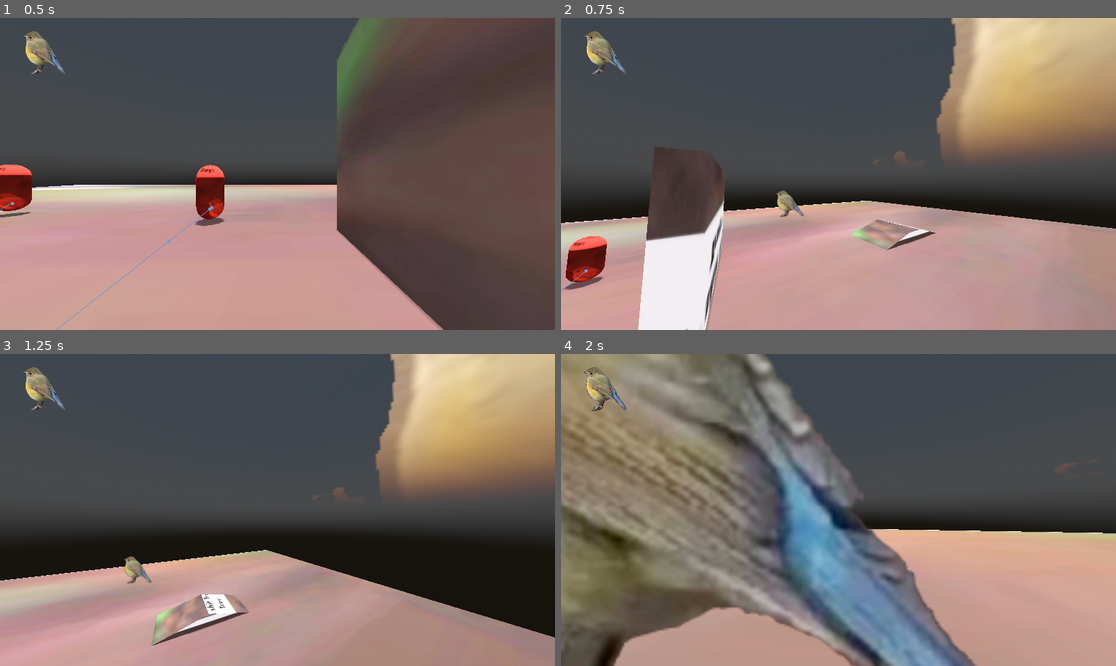
Above: before the commit, frames 1-4 (two rows, left to right).
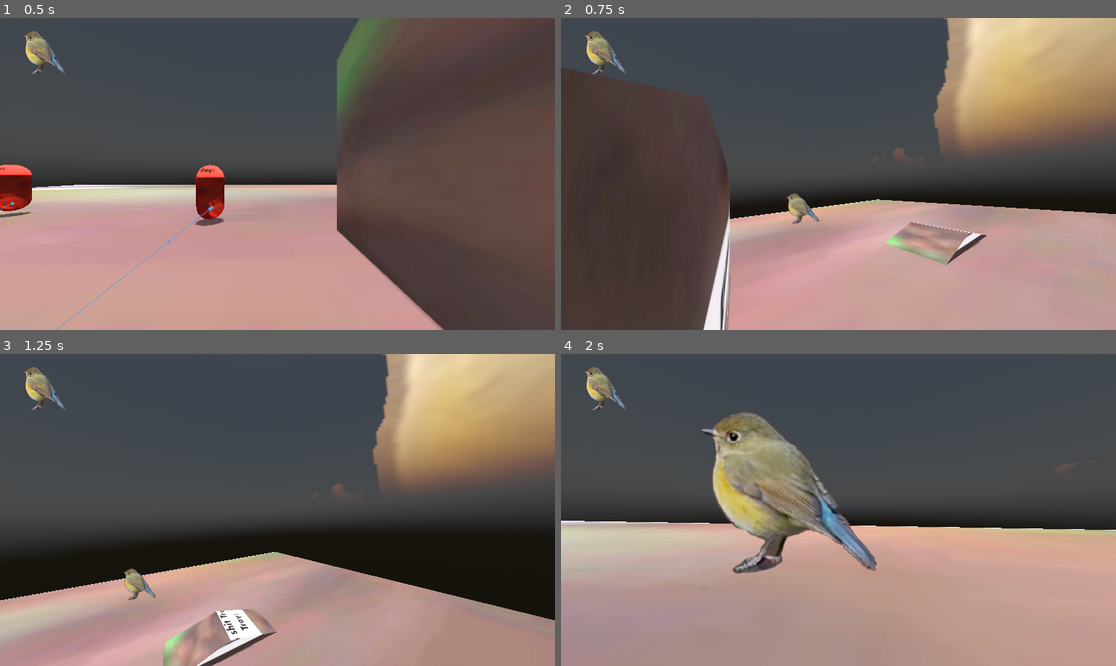
Above: after the commit, the same moments.

Repository: ihaveapatricklmao/TROY
Game: Godot game, scene res://World.tscn
Two runs of this game, one before a commit and one after it. Both use one fixed random seed, a clock stepped at 60 frames per second and the inputs below. The engine's default icon, where the game draws it, is replaced by a stand-in: a white triangle on a blue panel in a dark square.
Inputs (mouse positions are in pixels of both pictures, inside the frame that each line leads up to):
- Up to frame 1 (0.5 s): no input
- Up to frame 2 (0.75 s): tap Enter (ui_accept) at 0.5 s; move the mouse to (960, 158) at 0.52 s; hold D (moveright) from 0.53 s (still down); tap Shift (dash) at 0.6 s
- Up to frame 3 (1.25 s): keep holding D (moveright); tap Enter (ui_accept) at 0.77 s
- Up to frame 4 (2 s): move the mouse to (810, 510) at 1.27 s; release D (moveright) at 1.28 s; hold W (moveup) from 1.28 s (still down); tap Shift (dash) at 1.35 s; tap Enter (ui_accept) at 1.52 s

Frame 1 is identical in both runs. In frame 2, 21% of the frame differs, in the area x 0-100%, y 0-100%; in frame 3, 14%; in frame 4, 48%.

Commit message:
YAYYYYY!!!!!!!!!!!!!!!! CAM TILT!!!!

Diff:
--- a/whatdafreak/Player.gd
+++ b/whatdafreak/Player.gd
@@ -6,6 +6,8 @@
 # cam vars
 @onready var Head = $Head
 @onready var Cam = $Head/Camera3D
+var cam_tilt_power = 1
+
 var min_cam_angle : float = -90.0
 var max_cam_angle : float = 90.0
 var mouse_delta = Vector2()
@@ -41,8 +43,22 @@
 		velocity.x = move_toward(velocity.x, 0, speed)
 		velocity.z = move_toward(velocity.z, 0, speed)
 
+	if Input.is_action_pressed("moveleft"):
+		Cam.rotate_z(deg_to_rad(cam_tilt_power))
+	if Input.is_action_pressed("moveright"):
+		Cam.rotate_z(deg_to_rad(-cam_tilt_power))
+
+	if not Input.is_action_pressed("moveleft"):
+		if Cam.rotation.z > 0:
+			Cam.rotate_z(deg_to_rad(-cam_tilt_power * 0.5))
+	if not Input.is_action_pressed("moveright"):
+		if Cam.rotation.z < 0:
+			Cam.rotate_z(deg_to_rad(cam_tilt_power * 0.5))
+
+	Cam.rotation.z = clamp(Cam.rotation.z , -0.05, 0.05)
+
 	if Input.is_action_just_pressed("dash"):
-		dash_power = 30
+		dash_power = 15
 		velocity.x = direction.x *speed*dash_power
 		velocity.z = direction.z *speed*dash_power
 	else:
